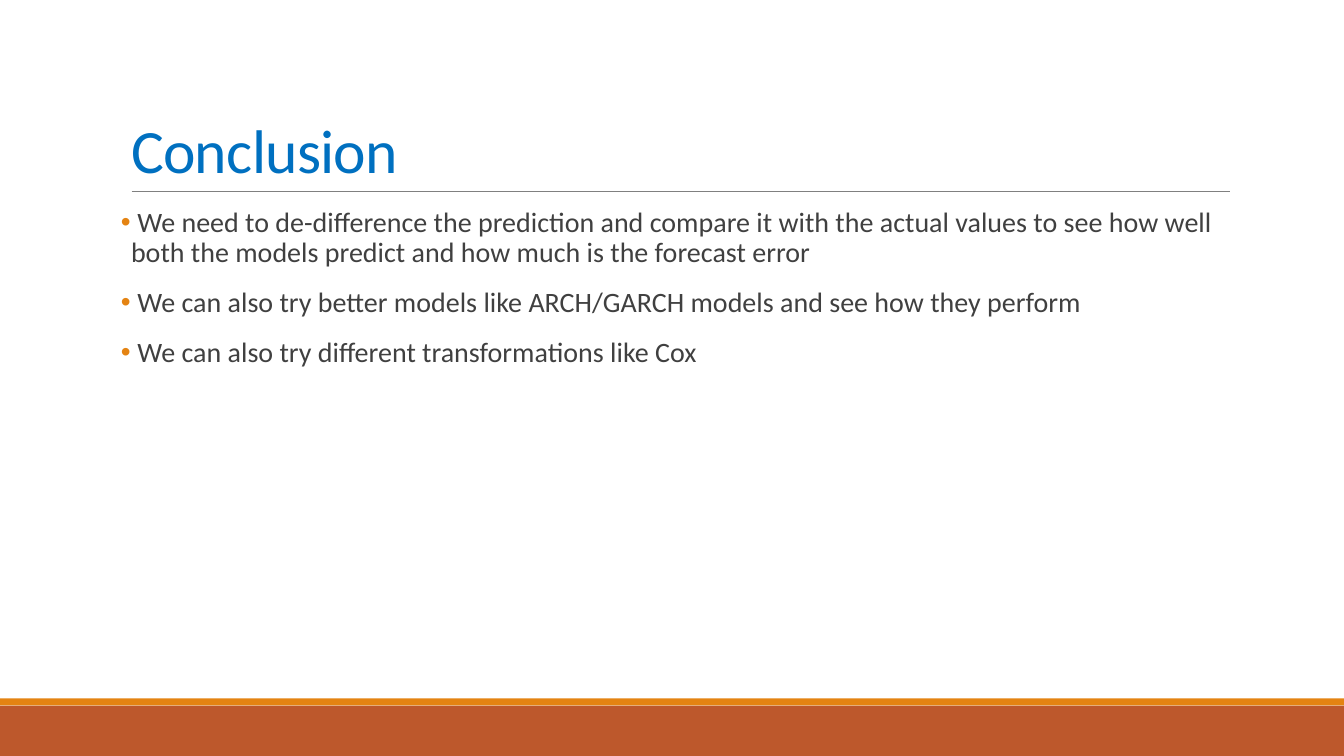
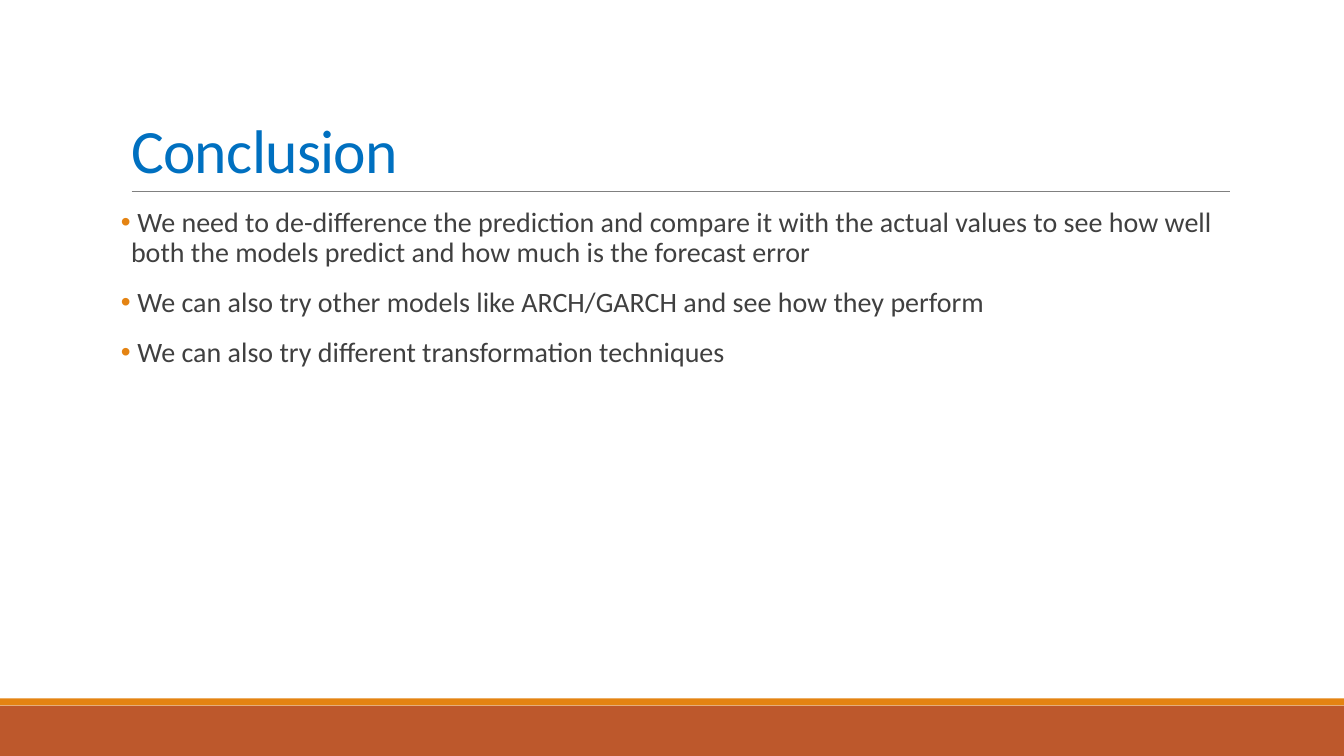
Before and after one commit to NikhilKorati/Time-Series, a slide deck: slide 16 of Case_Study1.pptx. Drawn at 1344x756 pixels with LibreOffice and Linux fonts; fonts in the diff are those of the drawing. Boxes give left, top, right and bottom in pixels: in the first picture for what was removed or moved away, otherwise in the second. Text is boxed around its words. In the diff, an @@ line names an element or a change of style, - is before the commit and + after.

```diff
--- a/Case_Study1.pptx
+++ b/Case_Study1.pptx
@@ text at [137, 292, 984, 367]: text changed @@
-• We can also try better models like ARCH/GARCH models and see how they perform
-• We can also try different transformations like Cox
+• We can also try other models like ARCH/GARCH and see how they perform
+• We can also try different transformation techniques
```
Also in this commit, not shown: 6 other slides changed.
